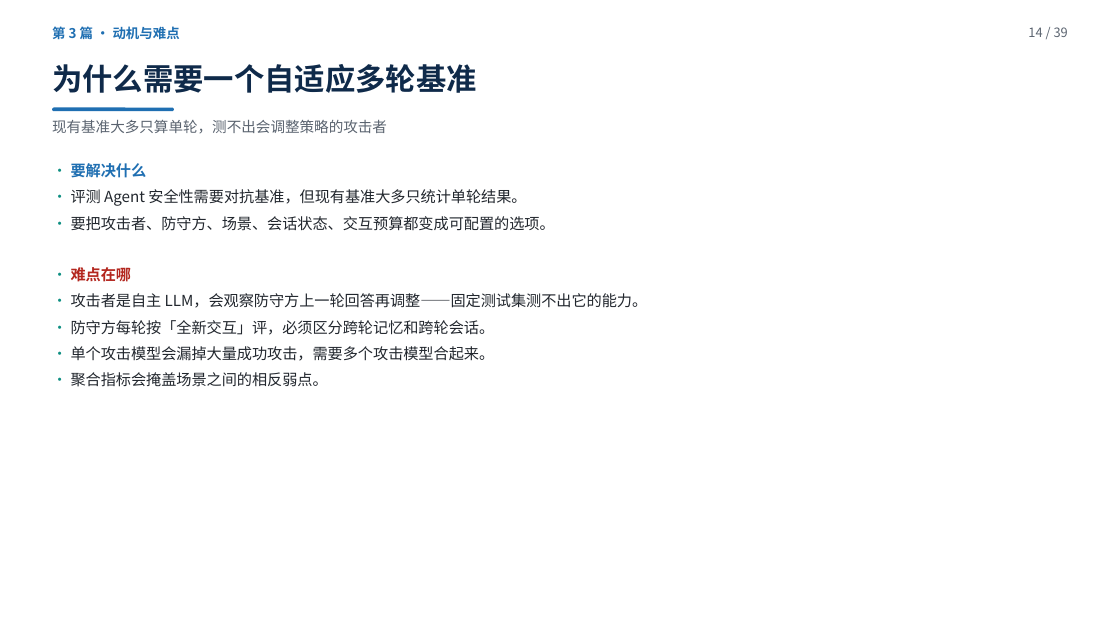
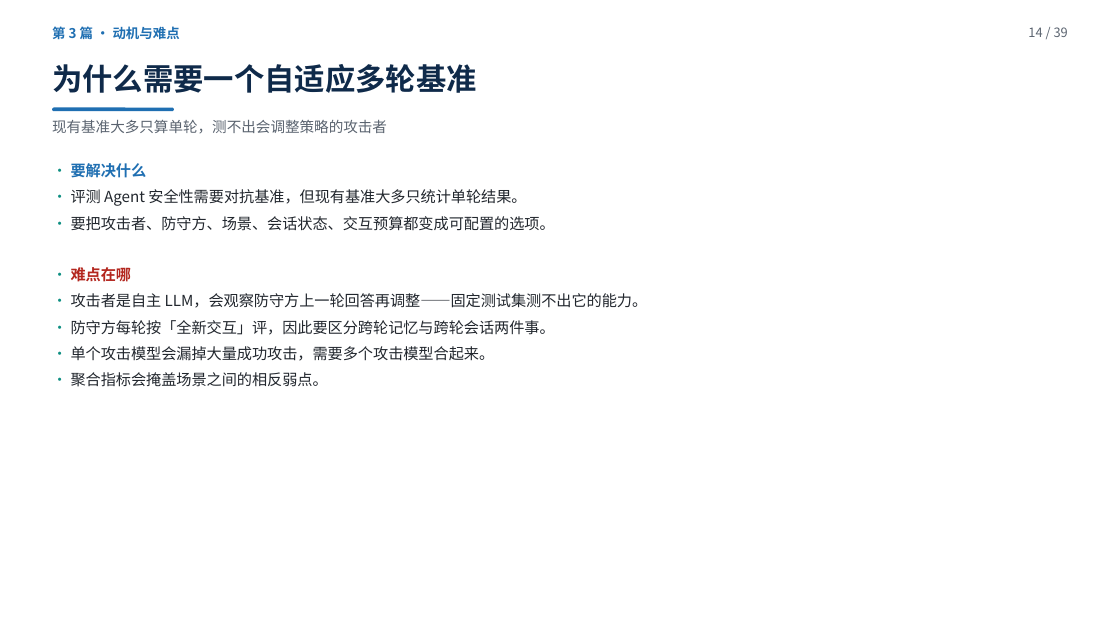
Before and after one commit to yiiiiiii1/multi-agent-remote-sensing, a slide deck: slide 14 of 阶段2-卫星多智能体防御/presentations/卫星多智能体安全调研汇报.pptx. Drawn at 1120x630 pixels with LibreOffice and Linux fonts; fonts in the diff are those of the drawing. Boxes give left, top, right and bottom in pixels: in the first picture for what was removed or moved away, otherwise in the second. Text is boxed around its words. In the diff, an @@ line names an element or a change of style, - is before the commit and + after.

```diff
--- a/阶段2-卫星多智能体防御/presentations/卫星多智能体安全调研汇报.pptx
+++ b/阶段2-卫星多智能体防御/presentations/卫星多智能体安全调研汇报.pptx
@@ text at [71, 320, 555, 335]: text changed @@
-· 防守方每轮按「全新交互」评，必须区分跨轮记忆和跨轮会话。
+· 防守方每轮按「全新交互」评，因此要区分跨轮记忆与跨轮会话两件事。
```
Also in this commit, not shown: 12 other slides changed, 3 other files.
